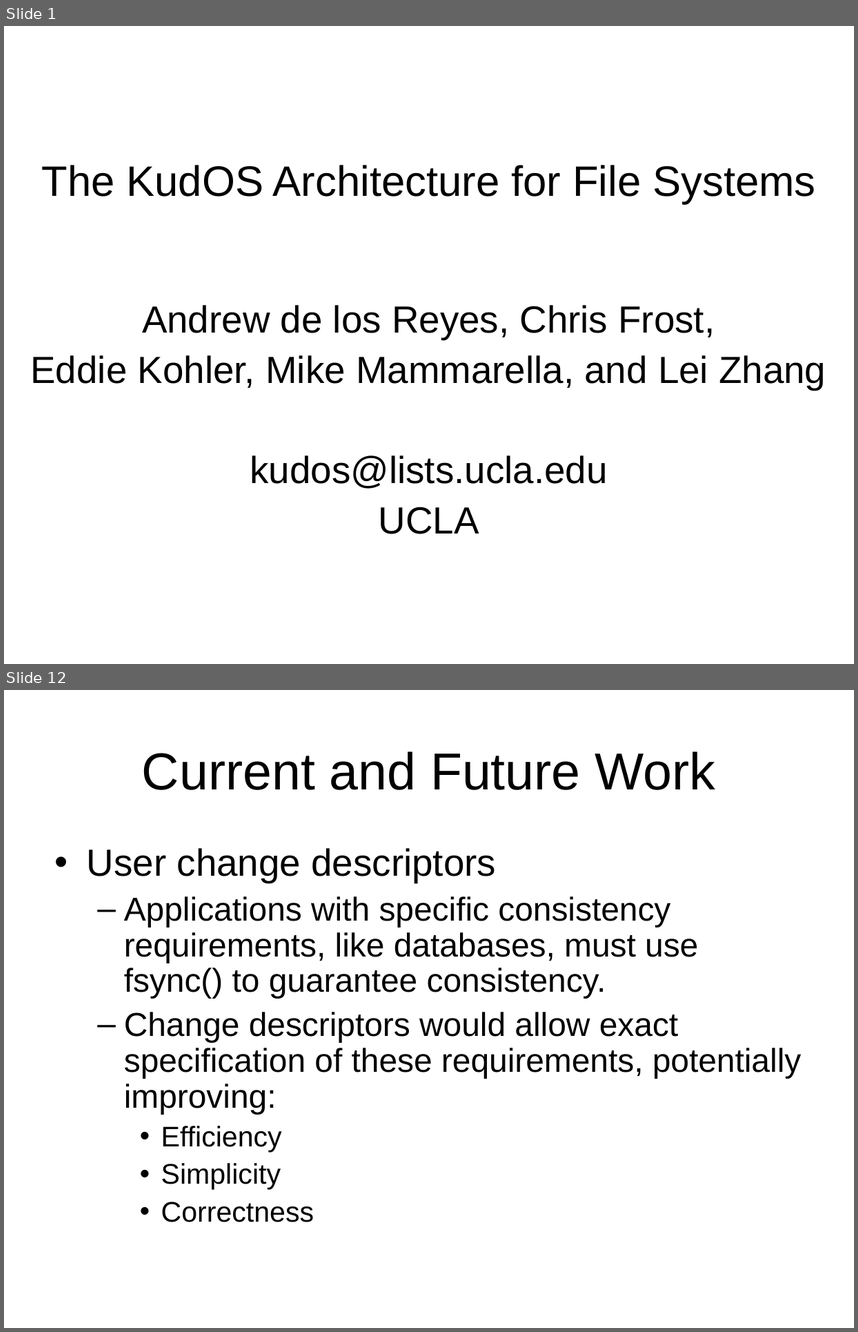
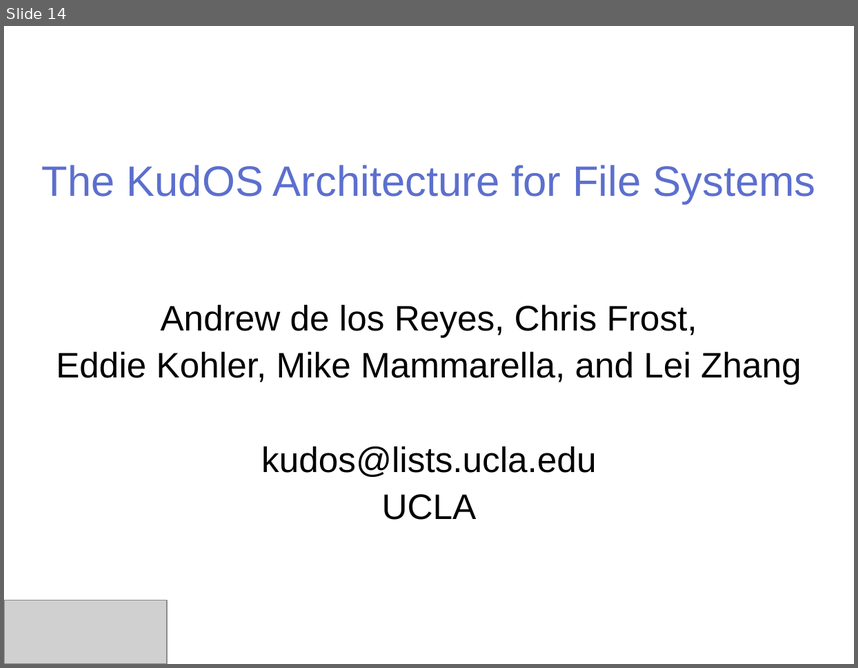
Before and after one commit to ucla-readable/fstitch-doc, a slide deck: sosp_wip/sosp_wip_kudos.ppt. Shown one above the other, each under a label of ours: slides 1 and 12 before the commit, slide 14 after it; the slides between them are not shown. The pictures are 858x1332 and 858x668 pixels, drawn with LibreOffice and Linux fonts; fonts in the diff are those of the drawing; grey boxes stand for pictures; background and template pictures are left out. Boxes give left, top, right and bottom in pixels: in the first picture for what was removed or moved away, otherwise in the second. Text is boxed around its words. In the diff, an @@ line names an element or a change of style, - is before the commit and + after.

```diff
--- a/sosp_wip/sosp_wip_kudos.ppt
+++ b/sosp_wip/sosp_wip_kudos.ppt
@@ slide 12 removed at <box>4,690,854,1328</box>, background #FFFFFF @@
@@ title removed at <box>142,751,715,790</box> @@
-Current and Future Work
@@ text removed at <box>87,848,802,1222</box> @@
-• User change descriptors
-  – Applications with specific consistency requirements, like databases, must use fsync() to guarantee consistency.
-  – Change descriptors would allow exact specification of these requirements, potentially improving:
-    • Efficiency
-    • Simplicity
-    • Correctness
@@ what was slide 1 is now slide 14 @@
@@ slide 14 changed as well @@
@@ title "The KudOS Architecture for File ..." at <box>42,165,815,204</box>: text colour #000000 to #5C6FCE @@
@@ subtitle "Andrew de los Reyes, Chris ..." at <box>56,304,801,519</box>: size 32 to 30 pt @@
@@ picture added at <box>4,600,168,664</box> @@
```
Also in this commit, not shown: 2 other slides changed, 12 slides added, 9 other slides removed.
